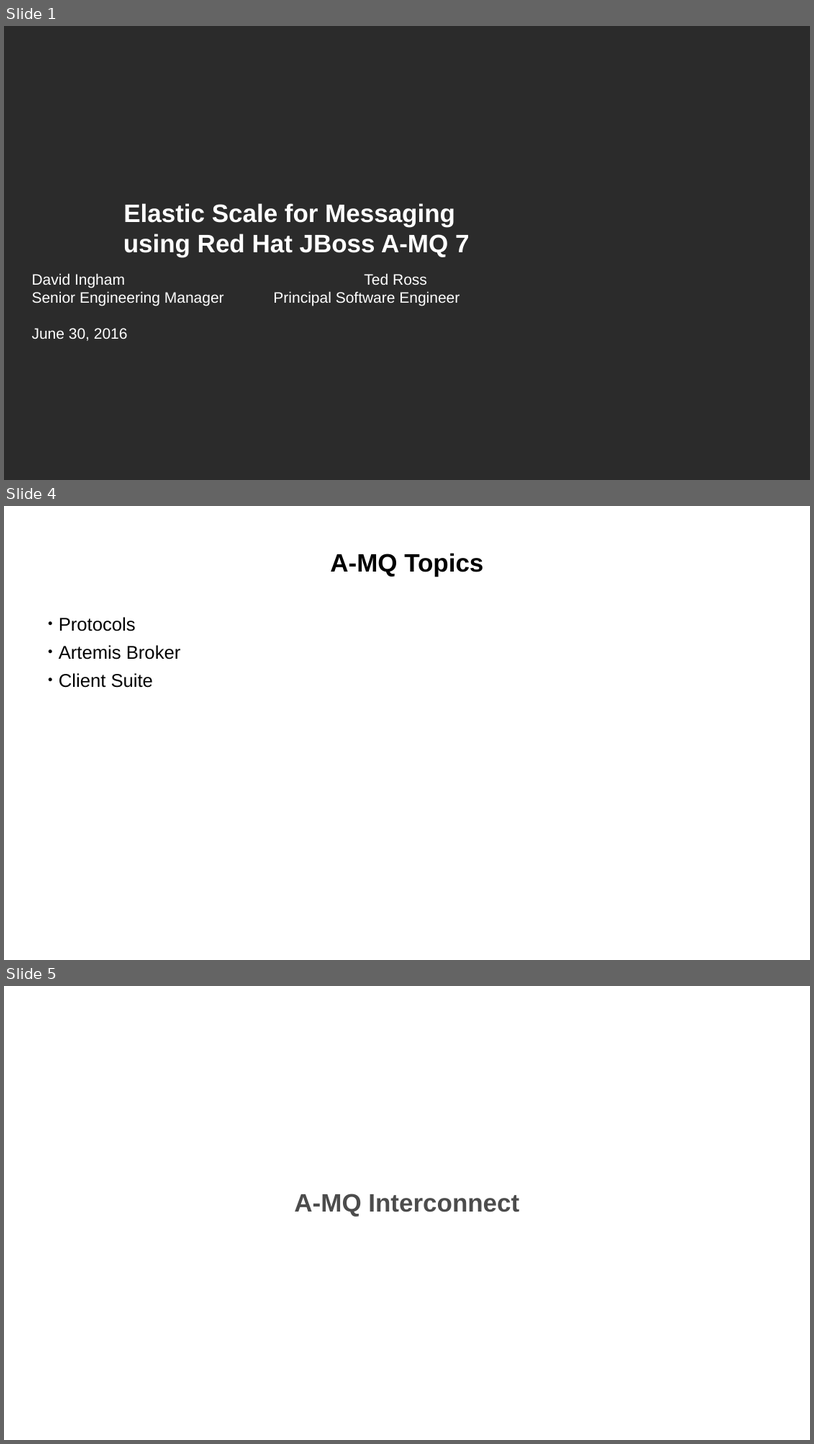
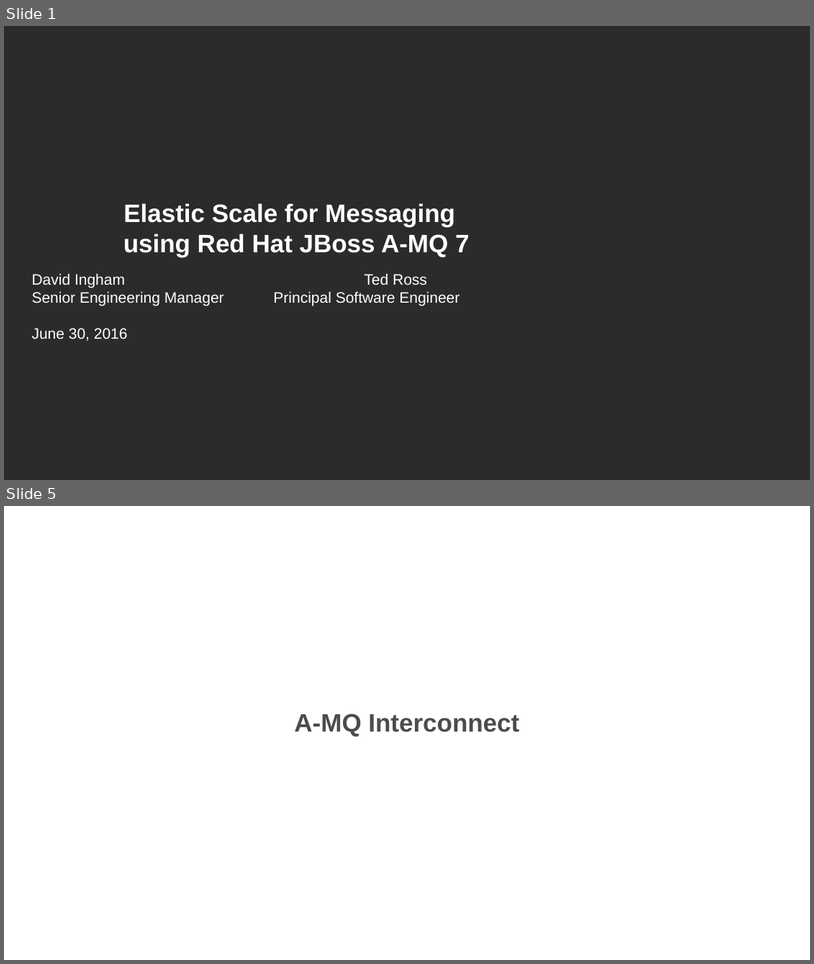
Before and after one commit to ted-ross/summit2016, a slide deck: slides/ElasticScale.odp. Shown one above the other, each under a label of ours: slides 1, 4 and 5 before the commit, slides 1 and 5 after it; the slides between them are not shown. The pictures are 814x1444 and 814x964 pixels, drawn with LibreOffice and Linux fonts; fonts in the diff are those of the drawing; background and template pictures are left out; a plain dark background stands for a picture behind light text. Boxes give left, top, right and bottom in pixels: in the first picture for what was removed or moved away, otherwise in the second. Text is boxed around its words. In the diff, an @@ line names an element or a change of style, - is before the commit and + after.

```diff
--- a/slides/ElasticScale.odp
+++ b/slides/ElasticScale.odp
@@ slide 4 removed at (4, 506, 810, 960), background picture (left out) @@
@@ title removed at (330, 553, 484, 577) @@
-A-MQ Topics
@@ text removed at (59, 617, 181, 687) @@
-● Protocols
-● Artemis Broker
-● Client Suite
```
Also in this commit, not shown: 2 slides changed, 4 slides added, 1 other slide removed, 1 other file.
